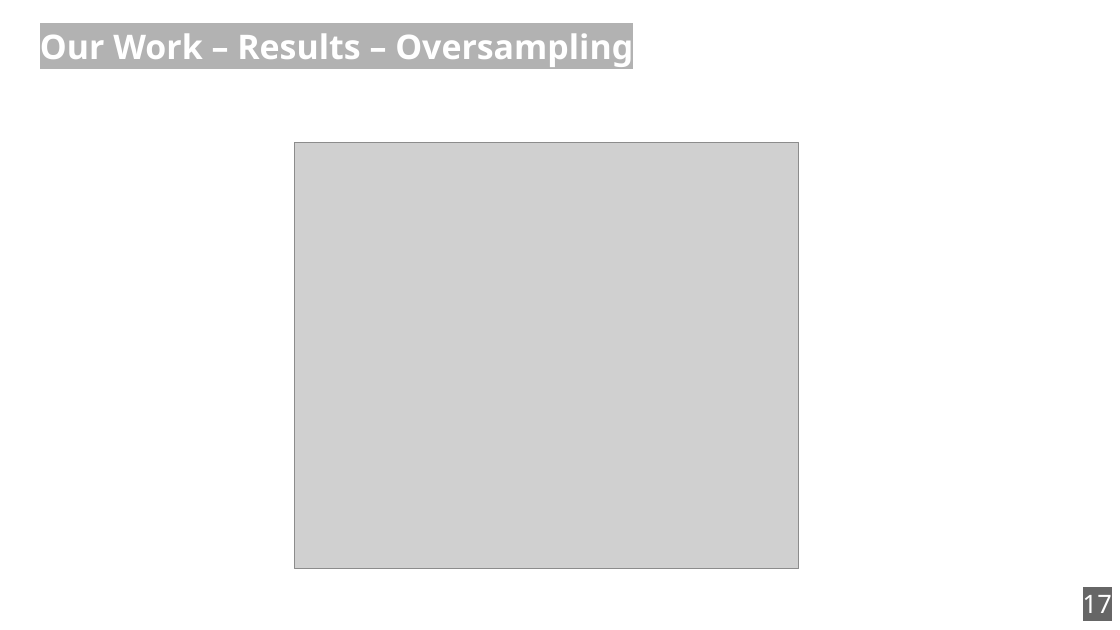
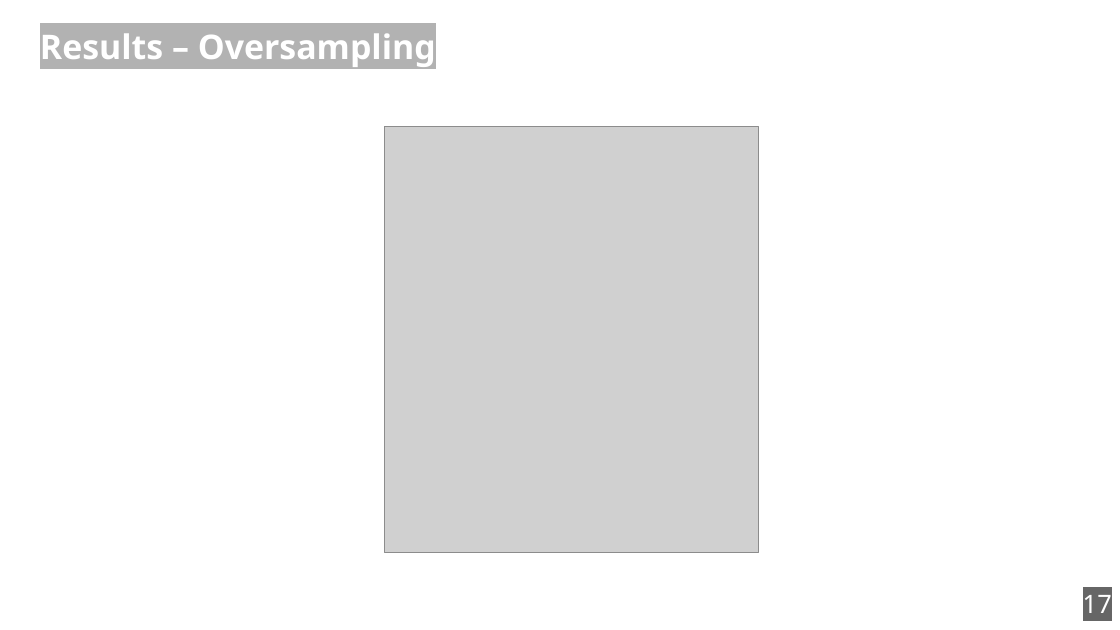
Before and after one commit to zouharvi/reference-mt-distill, a slide deck: slide 17 of meta/naacl_presentation.odp. Drawn at 1120x630 pixels with LibreOffice and Linux fonts; fonts in the diff are those of the drawing; grey boxes stand for pictures. Boxes give left, top, right and bottom in pixels: in the first picture for what was removed or moved away, otherwise in the second. Text is boxed around its words. In the diff, an @@ line names an element or a change of style, - is before the commit and + after.

```diff
--- a/meta/naacl_presentation.odp
+++ b/meta/naacl_presentation.odp
@@ title at bbox=[40, 33, 436, 67]: text changed @@
-Our Work – Results – Oversampling
+Results – Oversampling
@@ picture: place and size @@
-picture at bbox=[295, 142, 799, 569]
+picture at bbox=[384, 127, 759, 553]
```
Also in this commit, not shown: 10 other slides changed, 1 slide added, 1 slide removed.
